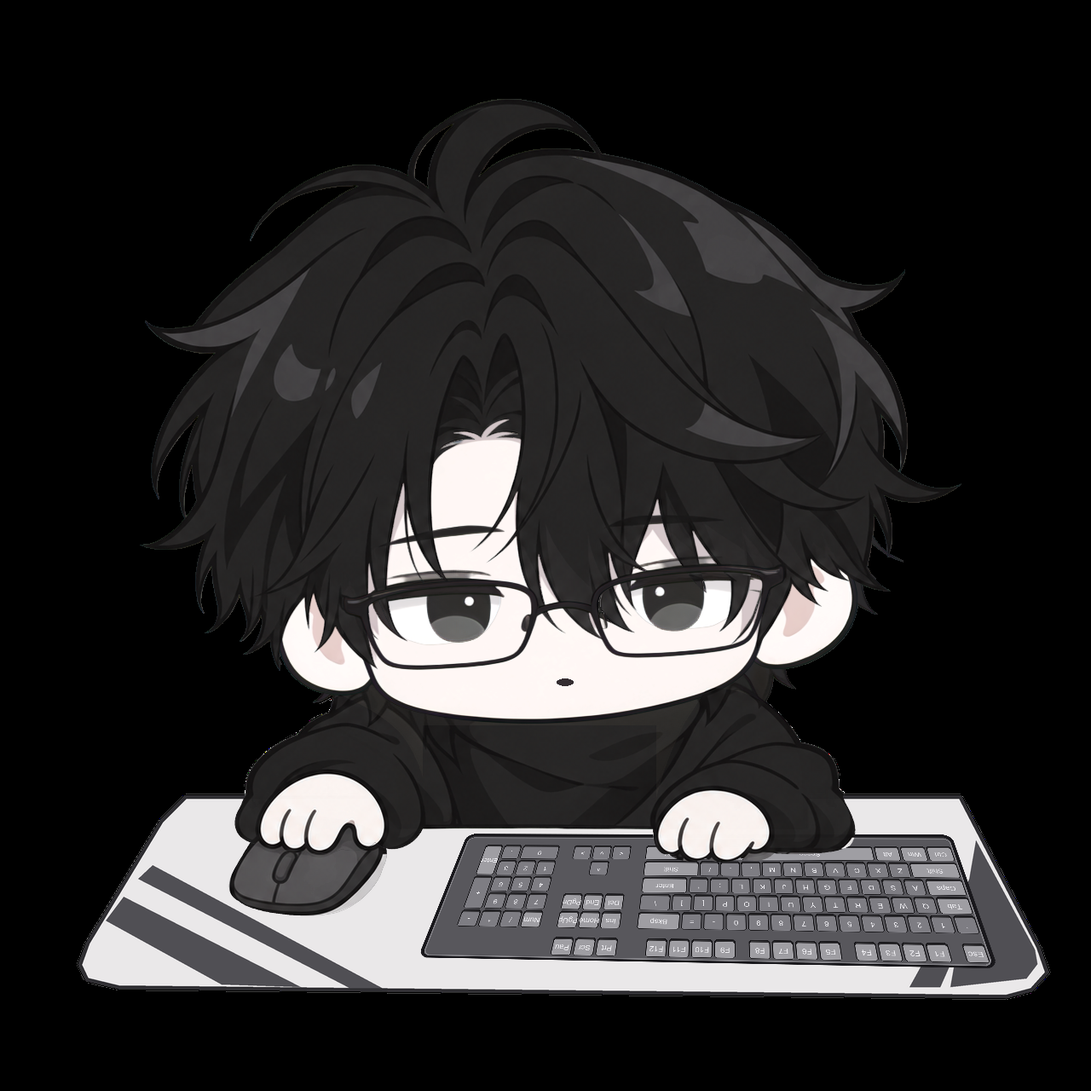
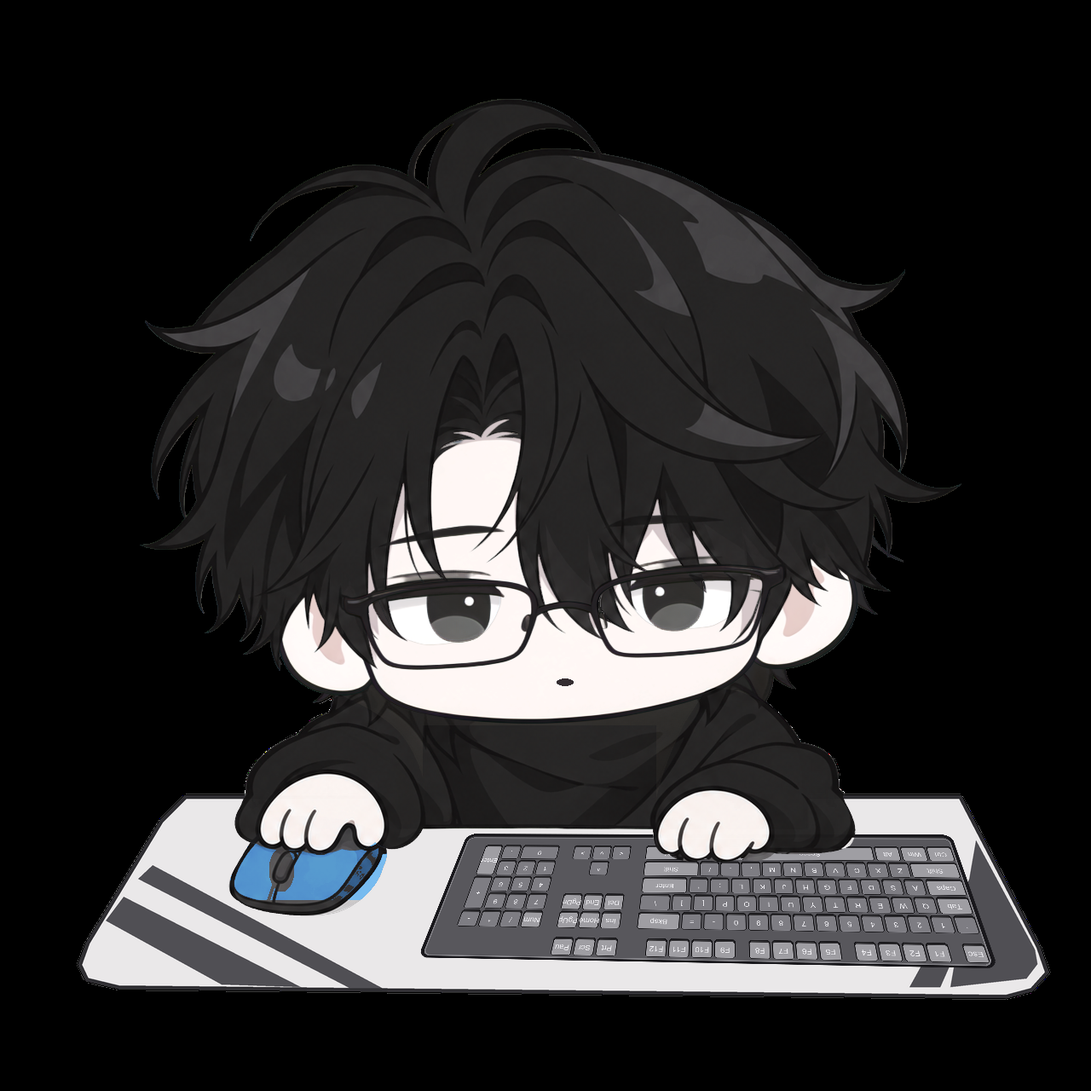
The second 1091x1091 image is a revision of the first. Changes to its layers:
added layer "mouse-blue-right" above "mouse-blue-left" over <box>230,841,296,901</box>
added layer "mouse-blue-left" above "mouse" over <box>270,842,388,901</box>
